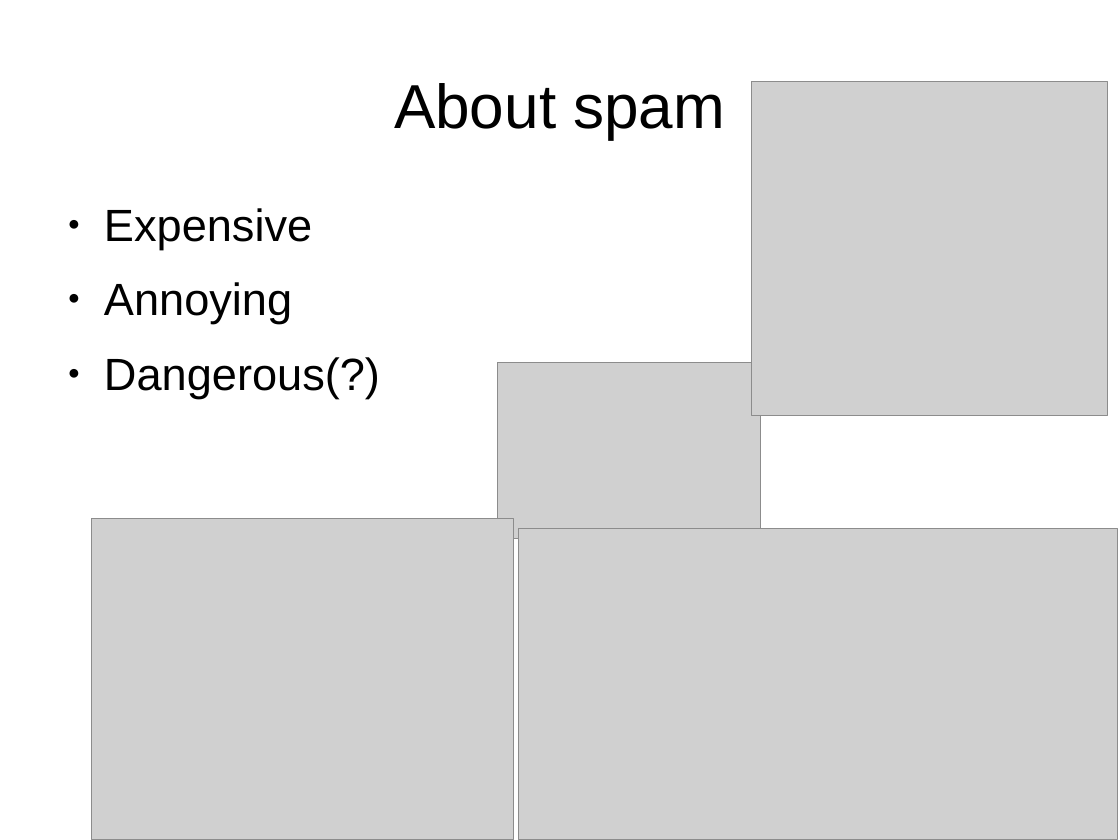
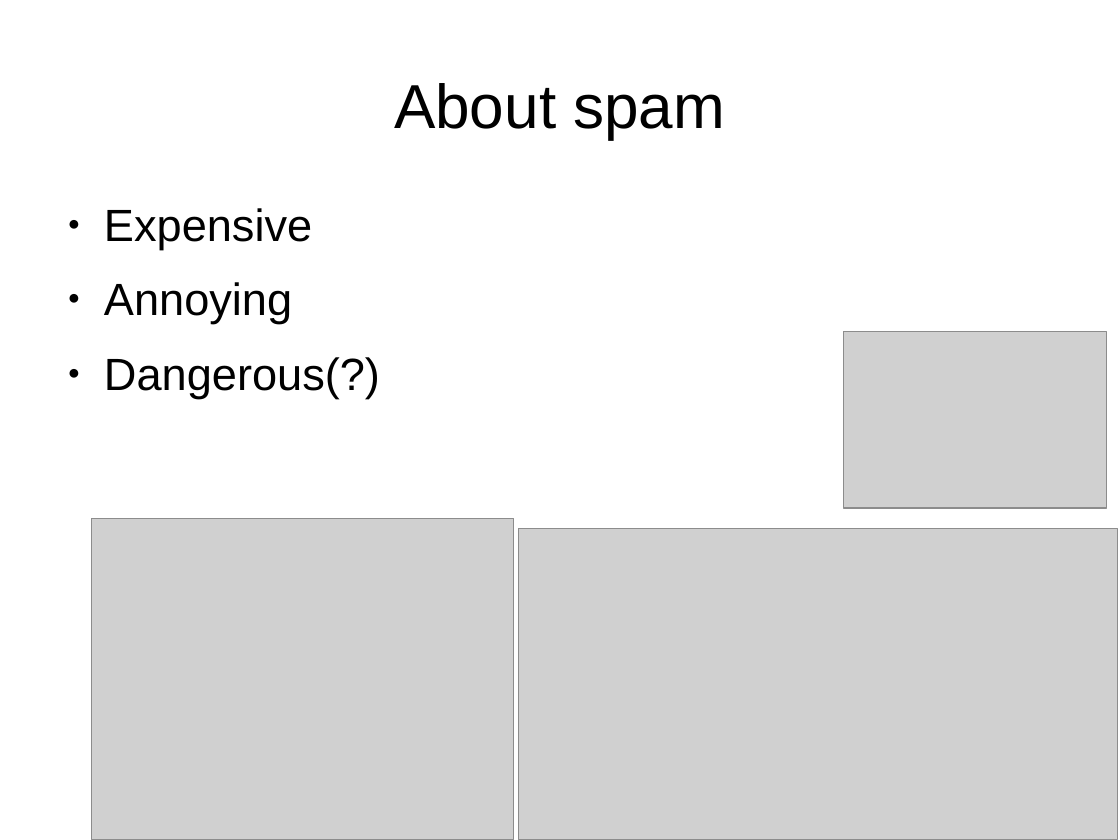
Before and after one commit to Sekvens/MachineLearning, a slide deck: slide 4 of project/presentation/presentation.odp. Drawn at 1120x840 pixels with LibreOffice and Linux fonts; fonts in the diff are those of the drawing; grey boxes stand for pictures. Boxes give left, top, right and bottom in pixels: in the first picture for what was removed or moved away, otherwise in the second. Text is boxed around its words. In the diff, an @@ line names an element or a change of style, - is before the commit and + after.

```diff
--- a/project/presentation/presentation.odp
+++ b/project/presentation/presentation.odp
@@ picture: place and size @@
-picture at bbox=[752, 81, 1108, 416]
+picture at bbox=[844, 331, 1107, 508]
@@ picture removed at bbox=[498, 362, 761, 539] @@
```
Also in this commit, not shown: 2 other slides changed.
